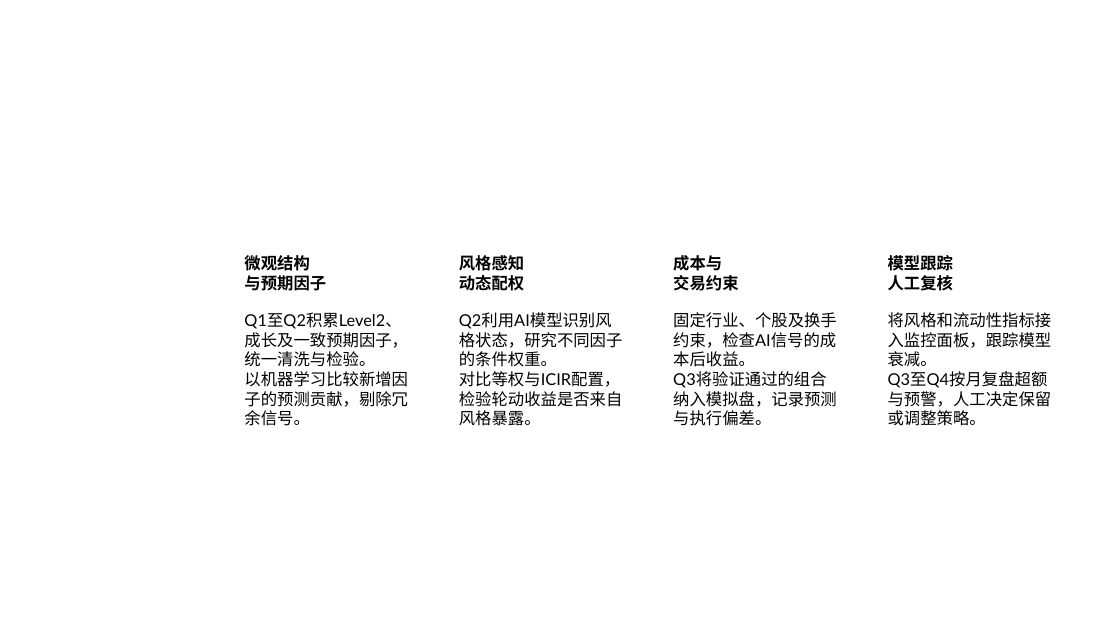
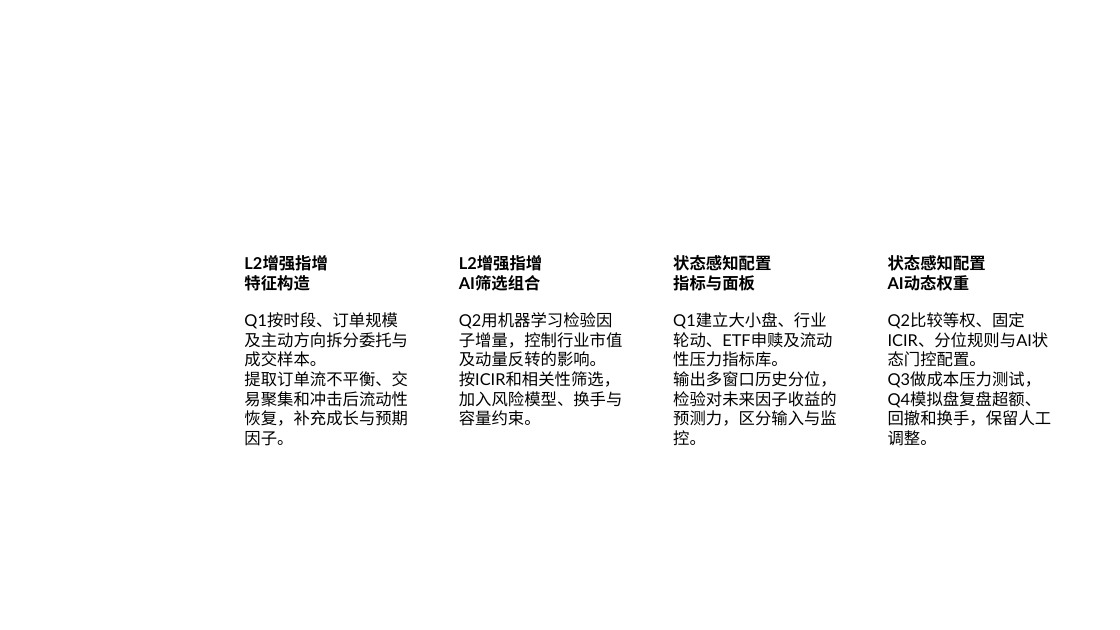
Before and after one commit to Xujy424/research2workflow, a slide deck: slide 2 of .ppt_build/body_ai.pptx. Drawn at 1120x630 pixels with LibreOffice and Linux fonts; fonts in the diff are those of the drawing. Boxes give left, top, right and bottom in pixels: in the first picture for what was removed or moved away, otherwise in the second. Text is boxed around its words. In the diff, an @@ line names an element or a change of style, - is before the commit and + after.

```diff
--- a/.ppt_build/body_ai.pptx
+++ b/.ppt_build/body_ai.pptx
@@ text at (244, 256, 327, 291): text changed @@
-微观结构
-与预期因子
+L2增强指增
+特征构造
@@ text at (459, 256, 542, 293): text changed @@
-风格感知
-动态配权
+L2增强指增
+AI筛选组合
@@ text at (673, 255, 771, 291): text changed @@
-成本与
-交易约束
+状态感知配置
+指标与面板
@@ text at (888, 255, 986, 293): text changed @@
-模型跟踪
-人工复核
+状态感知配置
+AI动态权重
@@ text at (244, 313, 408, 446): text changed @@
-Q1至Q2积累Level2、成长及一致预期因子，统一清洗与检验。
-以机器学习比较新增因子的预测贡献，剔除冗余信号。
+Q1按时段、订单规模及主动方向拆分委托与成交样本。
+提取订单流不平衡、交易聚集和冲击后流动性恢复，补充成长与预期因子。
@@ text at (673, 313, 837, 445): text changed @@
-固定行业、个股及换手约束，检查AI信号的成本后收益。
-Q3将验证通过的组合纳入模拟盘，记录预测与执行偏差。
+Q1建立大小盘、行业轮动、ETF申赎及流动性压力指标库。
+输出多窗口历史分位，检验对未来因子收益的预测力，区分输入与监控。
@@ text at (888, 313, 1052, 446): text changed @@
-将风格和流动性指标接入监控面板，跟踪模型衰减。
-Q3至Q4按月复盘超额与预警，人工决定保留或调整策略。
+Q2比较等权、固定ICIR、分位规则与AI状态门控配置。
+Q3做成本压力测试，Q4模拟盘复盘超额、回撤和换手，保留人工调整。
@@ text at (459, 332, 623, 426): text changed @@
-Q2利用AI模型识别风格状态，研究不同因子的条件权重。
-对比等权与ICIR配置，检验轮动收益是否来自风格暴露。
+Q2用机器学习检验因子增量，控制行业市值及动量反转的影响。
+按ICIR和相关性筛选，加入风险模型、换手与容量约束。
```
Also in this commit, not shown: 1 other slide changed, 25 other files.
